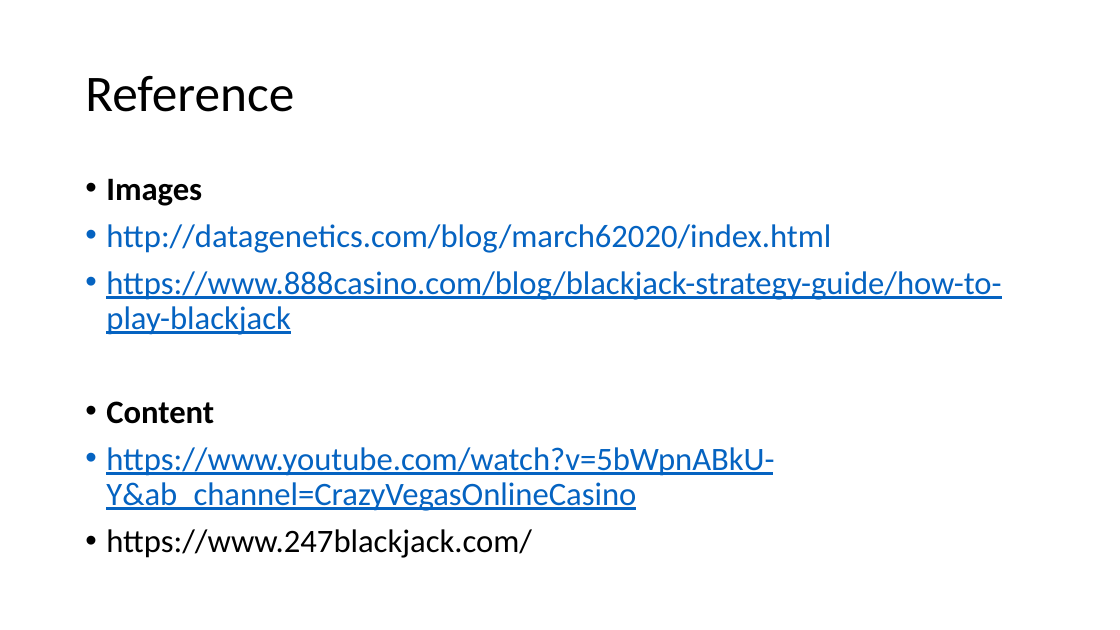
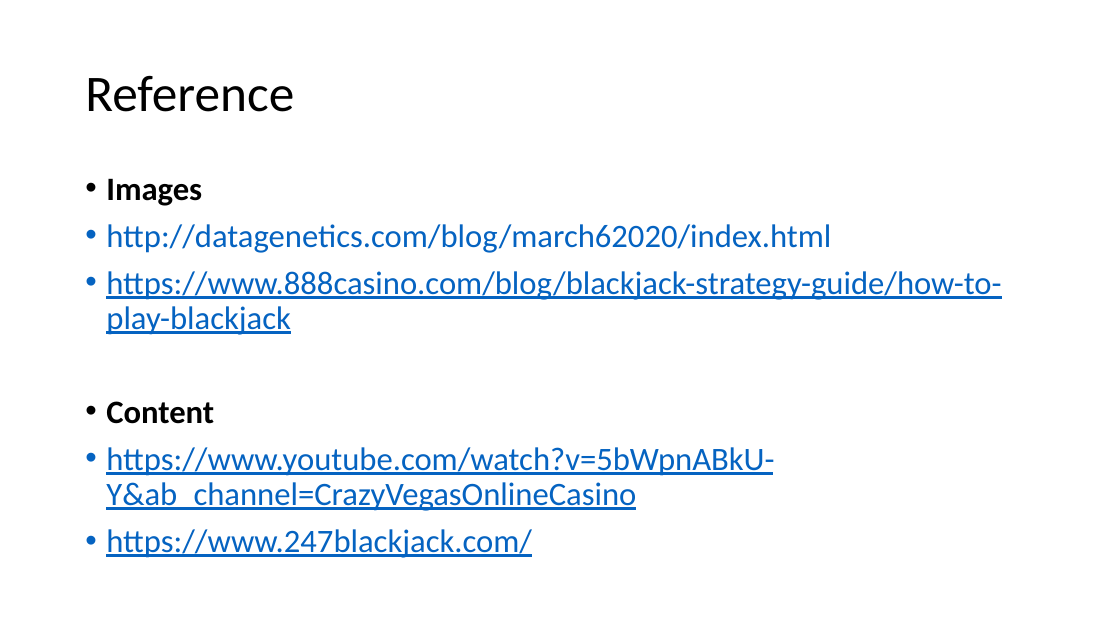
Before and after one commit to ishitamehta2604/Monte-Carlo-Simulation, a slide deck: slide 14 of BlackJack.pptx (slide 15 before the commit). Drawn at 1120x630 pixels with LibreOffice and Linux fonts; fonts in the diff are those of the drawing. Boxes give left, top, right and bottom in pixels: in the first picture for what was removed or moved away, otherwise in the second. Text is boxed around its words. In the diff, an @@ line names an element or a change of style, - is before the commit and + after.

```diff
--- a/BlackJack.pptx
+++ b/BlackJack.pptx
@@ text at (x1=106, y1=529, x2=532, y2=558): text colour #000000 to #0563C1, underline on in "https://www.247blackjack.com/" @@
```
Also in this commit, not shown: 5 other slides changed, 2 slides added, 3 slides removed, 1 other file.
